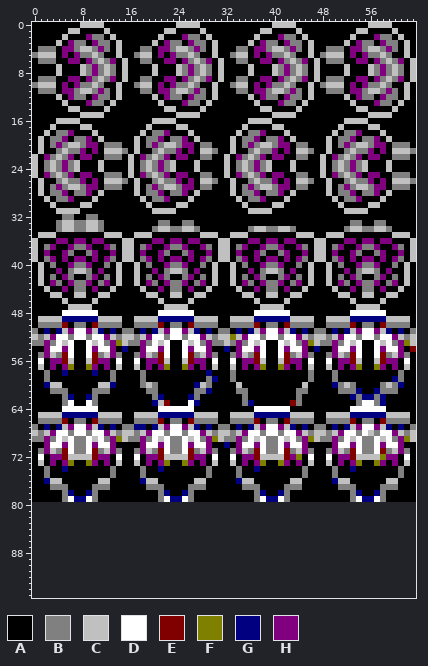
Sprite sheet: res/sprites/popcorn.png. This is how it looked before the edit.
The file is 64x80 pixels. The old version is drawn lined up with the new one, on the new canvas.
Palette (. is transparent): A #000000  B #808080  C #c0c0c0  D #ffffff  E #800000  F #808000  G #000080  H #800080
Pixels before (only the part around the change), first column x 0:
54 AAHDDHDAADHDDHAGAAHDDHDAADHDDHAAGAHDDHDAADHDDHAGAAHDDHDAADHDDHAE
55 ABHCBEDAADEBCHBAABHCBEDAADEBCHBAABHCBEDAADEBCHBAABHCBEDAADEBCHBA
56 ADAHHECAACEHHADAADAHHECAACEHHADAADAHHECAACEHHADAADAHHECAACEHHADA
57 ACAHAHFAAFHAHACAACAHAHFAAFHAHACAACAHAHFAAFHAHACAACAHAHFAAFHAHACA
58 AABAAGAAAAGAABAAAABAAAAAAAAAAGAAABAAAAAAAAAAAABAAABAAAAAAAAAABAA
59 AABAAAAAAAAAABAAAABAAAAAAAAAABGAABAAAAAAAAAAAABAAABAAAAAAAAAGBAA
60 AAGCCAAAAAACCGAAAABCBAAAAAAGCBAAAACAAAAAAAAAACAAAAGBCBAAAABCBGAA
61 AAABBBAAAABBBAAAAAABBAAAAAABBGAAAABBAAAAAAAABBAAAAABBBGAAGBBBAAA
62 AAAAABGAAGBAAAAAAAAABGAAAAGBAAAAAAABAAAAAAAABAAAAAAAAGBGGBGAAAAA
63 AAAAABDAADBAAAAAAAAAGCEAAADGAAAAAAABGAAAAAAEBAAAAAAAAABDDBGAAAAA
64 AAAAADDDDDDAAAAAAAAAADDDDDDAAAAAAAAAADDDDDDAAAAAAAAAADDDDDDAAAAA
65 ACCCCGGGGGGCCCCAACCCCGGGGGGCCCCAACCCCGGGGGGCCCCAACCCCGGGGGGCCCCA
66 ABBBBEABBAEBBBBAABBBBEABBAEBBBBAABBBBEABBAEBBBBAABBBBEABBAEBBBBA
67 BAGAGCHDDHCGAGABBGGAGCHDDHCGAGABBAGAGCHDDHCGAGABBAGAGCHDDHCGAGAB
68 CBCHDDBDDBDDHCBCCBCHDDBDDBDDHCBCCBCHDDBDDBDDHCBCCBCHDDBDCBDDHCBC
69 BBHBDCDBBDCDBHFCBBHBDCDBBDCDBHFCBBHBDCDBBDCDBHFCBBHBDCDBBDCDBHFC
70 AAHDDHDBBDHDDHAAAAHDDHDBBDHDDHAAGAHDDHDBBDHDDHAAAAHDDHDBBDHDDHAA
71 ABHCBEDBBDEBCHBAABHCBEDBBDEBCHBAABHCBEDBBDEBCHBAABHCBEDBBDEBCHBA
72 ADAHHECCCCEHHADAADAHHECCCCEHHADAADAHHECCCCEHFADAADAHHECCCCFHHADA
73 ACAHAHFAAFHAHACAACAHAHFAAFHAHACAACAHAHFAAFHAHACAACAHAHFAAFHAHACA
74 AABAAGAAAAAAABAAAABAAGAAAAAAABAAAABAAGAAAAAAABAAAABAAGAAAAAAABAA
75 AABAAAAAAAAAABAAAABAAAAAAAAAABAAAABAAAAAAAAAABAAAABAAAAAAAAAABAA
76 AAGCCAAAAAACCAAAAAGCCAAAAAACCAAAAAGCCAAAAAACCAAAAAGCCAAAAAACCAAA
77 AAABBBAAAABBBAAAAAABBBAAAABBBAAAAAABBBAAAABBBAAAAAABBBAAAABBBAAA
78 AAAAABGAAGBAAAAAAAAAABGAAGBAAAAAAAAAABGAAGBAAAAAAAAAABGAAGBAAAAA
79 AAAAABDGGDBAAAAAAAAAABDGGDBAAAAAAAAAABDGGDBAAAAAAAAAABDGGDBAAAAA
80 ................................................................
81 ................................................................
82 ................................................................
83 ................................................................
84 ................................................................
85 ................................................................
86 ................................................................
87 ................................................................
88 ................................................................
89 ................................................................
90 ................................................................
91 ................................................................
92 ................................................................
93 ................................................................
94 ................................................................
95 ................................................................
Now the later version:
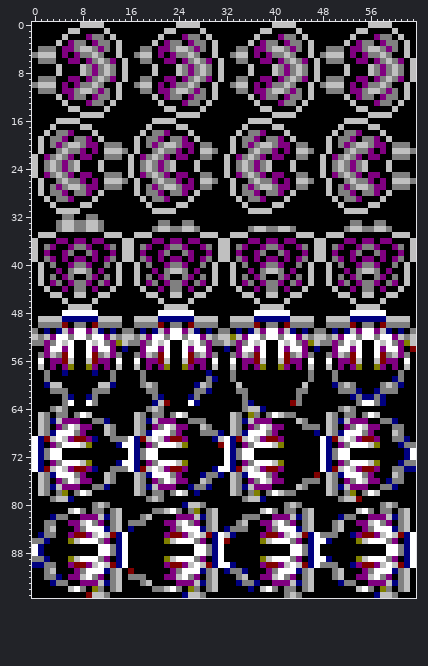
Changes in this commit:
canvas 64x80 -> 64x96
Changed rows in their new state; - is an unchanged pixel.
first column x 0:
64 ---BCBAAAAA--------BCBAAAAA--------BCCGAAAA--------BCBAAAAA-----
65 --BABBABDCAAAAA---BABBABDCAAAAA---BAFBABDCBBAAA---BABBABDCAAAAA-
66 -C-GCHHHA-B-GAA--C-GCHHHA-B--AA--C-GCHHHA-AAC-A--C-GCHHHA-B-GAA-
67 ACB-HBDCH-AACB-AACB-HBDCH-AACB-AACB-HBDCH-AA-BB-ACB-HBDCH-AABB-A
68 ACBG--DBHAAACBAAACBG--DBHAAABB-GACBG--DBHAAAAAAGACBG--DBHAAACBAA
69 DGEC--HEEHGAABBBDGEC--HEEHAAAAG-DGEC--HEEHAAAAAADGEC--HEEHAA-BGA
70 DGAHBD-DCFAAAAGDDGAHBD-DCFAAAA-EDGAHBD-DCFAAAA--DGAHBD-DCFAAAGBB
71 DGBDDAAAAAAAAAA-DGBDDAAAAAAAAAA-DGBDDAAAAAAAAAA-DGBDDAAAAAAAAAGD
72 DGBDDAAAAAAAA-A-DGBDDAAAAAAAA-A-DGBDDAAAAAAAA-A-DGBDDAAAAAAAA-GD
73 DG--BDDDC-A-A-GDDG--BDDDC-A-A-A-DG--BDDDC-A-A-A-DG--BDDDC-A-AGBB
74 DGECDCHEEHG---BBDGECDCHEEH---AGDDGECDCHEEH---A--DGECDCHEEH--B-GG
75 -C-GDDDBH---C----C-GDDDBH---G-BG-C-GDDDBH----A-E-C-GDDDBH---C---
76 -CBAHBDCHH-A-B---CBAHBDCHH-A-B---CBAHBDCHH-AABBB-CBAHBDCHH-GBB--
77 -CBGCHHH----G----CBGCHHH--G--G---CBGCHHH--AACB---CBGCHHH----G---
78 -CB-BFABDCA------CB-B-ABDCAG-----CB-BFABDC-B-----CB-BFABDCA-----
79 ---BCCGAAAA--------BC-AAAAA--------BCCGAAAA--------BCCEAAAA-----
80 AAAAAAAAAABCBAAAAAAAAAAAAGCCBAAAAAAAAAAAAABCBAAAAAAAAAAAAABCBAAA
81 AAAAAACDBABBABCAAAAABBCDBABFABCAAAAAAACDBABBABCAAAAAAACDBABBABCA
82 AAAGBBAAHHHCGBCAAABCAAAAHHHCGBCAAAABBBAAHHHCGBCAAAAGBBAAHHHCGBCA
83 AABBAAHHCDBHABCABBBAAAHHCDBHABCAAABCAAHHCDBHABCAAABCAAHHCDBHABCA
84 AABCAAAHBDDDGBCAGAAAAAAHBDDDGBCAGBBBAAAHBDDDGBCAAABCAAAHBDDDGBCA
85 AGBBAAHEEHCDCEGDAAAAAAHEEHCDCEGDCGAAAAHEEHCDCEGDBBBAAGHEEHCDCEGD
86 BBGAAAFCDDDBHAGDAAAAAAFCDDDBHAGDEAAAAAFCDDDBHAGDDGAAAAFCDDDBHAGD
87 DGAAAAAAAAADDBGDAAAAAAAAAAADDBGDAAAAAAAAAAADDBGDAAAAAAAAAAADDBGD
88 DGAAAAAAAAADDBGDAAAAAAAAAAADDBGDAAAAAAAAAAADDBGDAAAAAAAAAAADDBGD
89 BBGAAAFCDDDBHAGDAAAAAAFCDDDBHAGDAAAAAAFCDDDBHAGDDGAAAAFCDDDBHAGD
90 GGBBAAHEEHCDCEGDAAAAAAHEEHCDCEGDDGAAAAHEEHCDCEGDBBBAAGHEEHCDCEGD
91 AABCAAAHBDDDGBCAEAAAAAAHBDDDGBCAGBBGAAAHBDDDGBCAAABCAAAHBDDDGBCA
92 AABBGAHHCDBHABCABBBAAAHHCDBHABCAAABCAAHHCDBHABCAAABCAAHHCDBHABCA
93 AAAGBBAAHHHCGBCAAABCAAAAHHHCGBCAAAGBBGAAHHHCGBCAAAAGBBAAHHHCGBCA
94 AAAAAACDBAFBABCAAAAABBCDBAFBABCAAAAAGACDBABBABCAAAAAAACDBAFBABCA
95 AAAAAAAAAECCBAAAAAAAAAAAAGCCBAAAAAAAAAAAAABCBAAAAAAAAAAAAGCCBAAA
